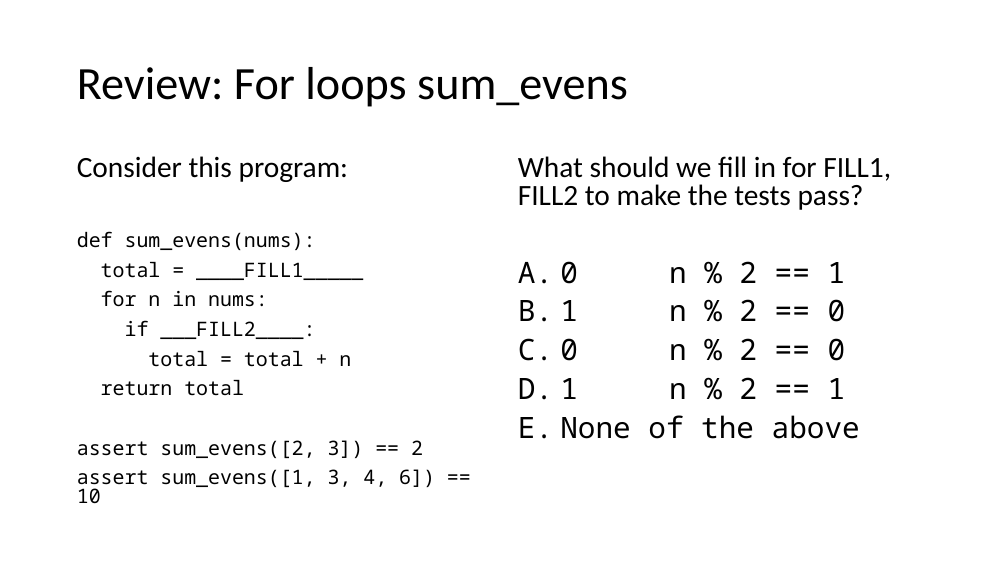
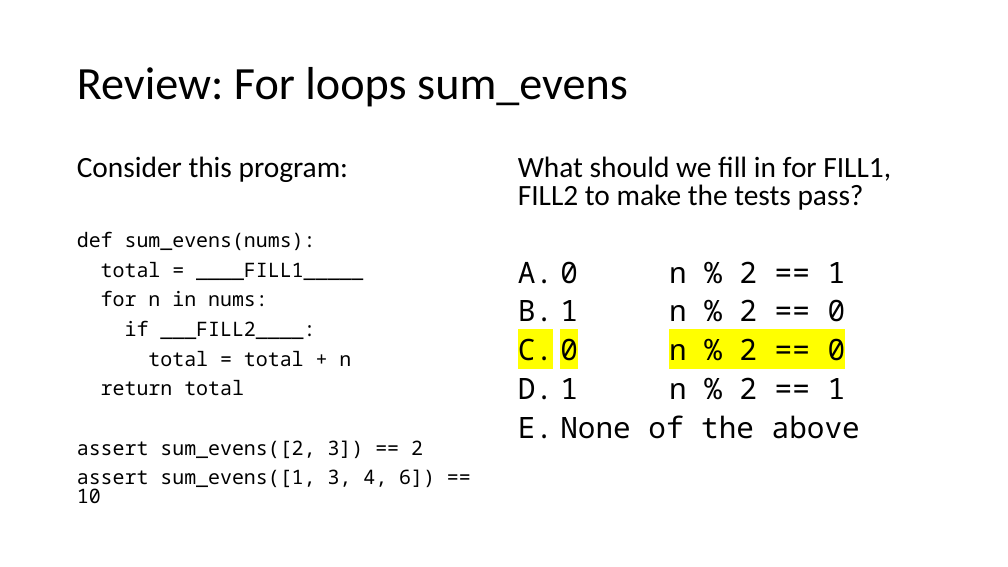
Before and after one commit to catherinefxia/ucsd-cse8a-w20.github.io, a slide deck: slide 3 of lectures/CSE8AW20-01-28-Lec7-Now-Java/CSE8AW20-01-28-Lec7-Now-Java-slides.pptx. Drawn at 1008x567 pixels with LibreOffice and Linux fonts; fonts in the diff are those of the drawing. Boxes give left, top, right and bottom in pixels: in the first picture for what was removed or moved away, otherwise in the second. Text is boxed around its words. In the diff, an @@ line names an element or a change of style, - is before the commit and + after.

```diff
--- a/lectures/CSE8AW20-01-28-Lec7-Now-Java/CSE8AW20-01-28-Lec7-Now-Java-slides.pptx
+++ b/lectures/CSE8AW20-01-28-Lec7-Now-Java/CSE8AW20-01-28-Lec7-Now-Java-slides.pptx
@@ text at [560,333,846,368]: highlight none to #FFFF00 in "0 n % 2 == 0" @@
```
Also in this commit, not shown: 3 other slides changed, 4 other files.
